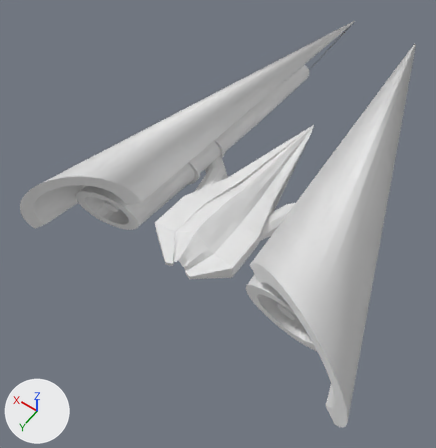
Renders of the OBJ model models/player/ship.obj from each side of a commit.
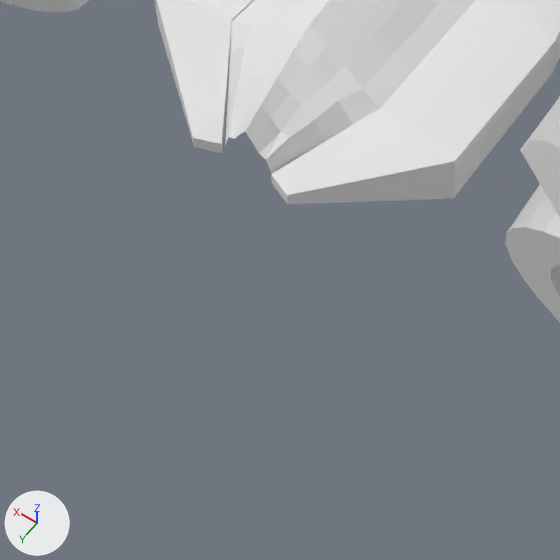
There are two pictures of each version: one whole from a 50 mm lens placed at (-0.79, 2.055, 2.031), pointed at (0.09, 0.824, 0.096), one close up on the part from 27% to 60% of the width and 51% to 83% of the height. Lighting does not change. The marker at lower left points along +X, +Y and +Z. Where no turn or scale is listed for an object, it has been applied to the vertices.

Script lines for the objects in view, before the commit:
```python
me_body = bpy.data.meshes.new('Body')
me_body.from_pydata(...)  # 62 vertices, 48 faces; spans x -0.171..0.165, y 0.246..1.194, z 0.216..0.341
me_body.materials.append(mat_default_obj)  # white #e7e7e7
me_body_window = bpy.data.meshes.new('Body_Window')
me_body_window.from_pydata(...)  # 196 vertices, 156 faces, 4 loose edges; spans x -0.086..0.08, y 0.252..1.183, z 0.245..0.394
me_body_window.materials.append(mat_default_obj)  # white #e7e7e7
me_engine = bpy.data.meshes.new('Engine')
me_engine.from_pydata(...)  # 904 vertices, 722 faces; spans x -0.565..0.565, y 0.027..1.119, z 0.16..0.358
me_engine.materials.append(mat_default_obj)  # white #e7e7e7
ob_body = bpy.data.objects.new('Body', me_body)
ob_body.location = (0.0, 0.0, 0.0)
ob_body_window = bpy.data.objects.new('Body_Window', me_body_window)
ob_body_window.location = (0.0, 0.0, 0.0)
ob_engine = bpy.data.objects.new('Engine', me_engine)
ob_engine.location = (0.0, 0.0, 0.0)
# also in view: 'Wind' at (0.0, 0.447, 0.278)
```
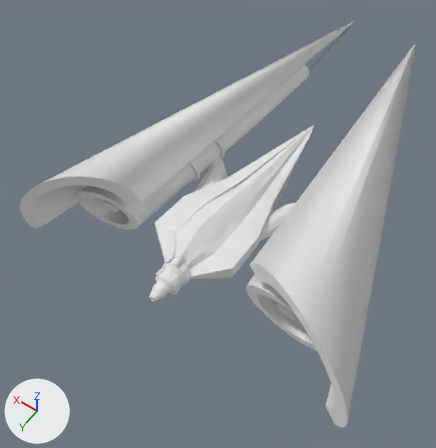
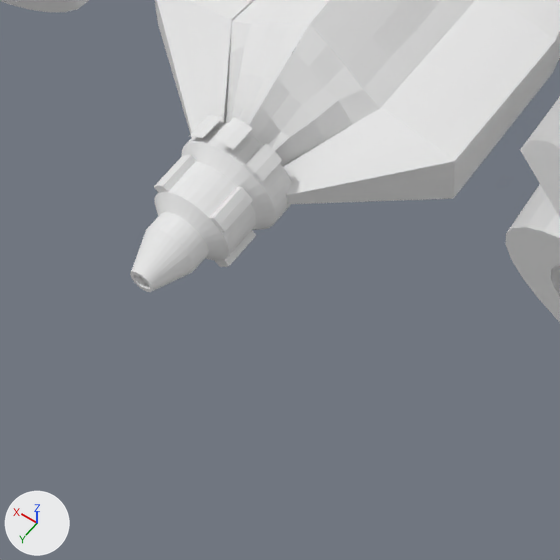
Location of each change, [x1, y1, x2, y2] in pixels of the close-ups (560 x 560 px):
'Thruster_Cylinder', added
    after: [130, 115, 291, 292]

Patch to the scene script:
```diff
--- a/models/player/ship.obj.py
+++ b/models/player/ship.obj.py
@@ mat_none @@
+mat_none = principled_material('None')
+mat_none.base_color = (0.8, 0.8, 0.8)  # white #e7e7e7
+mat_none.roughness = 1.0
@@ me_thruster_cylinder @@
+me_thruster_cylinder.from_pydata(...)  # 330 vertices, 288 faces; spans x -0.055..0.05, y 1.132..1.332, z 0.234..0.353
+me_thruster_cylinder.materials.append(mat_none)  # white #e7e7e7
@@ ob_thruster_cylinder @@
+ob_thruster_cylinder = bpy.data.objects.new('Thruster_Cylinder', me_thruster_cylinder)
+ob_thruster_cylinder.location = (0.0, 0.0, 0.0)
```
